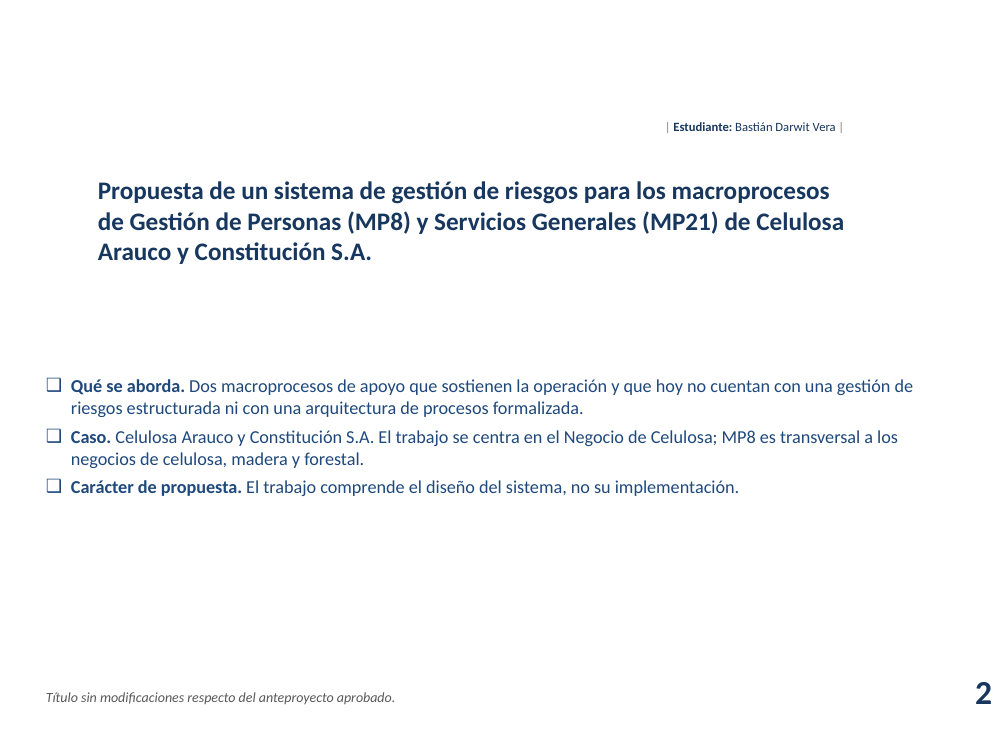
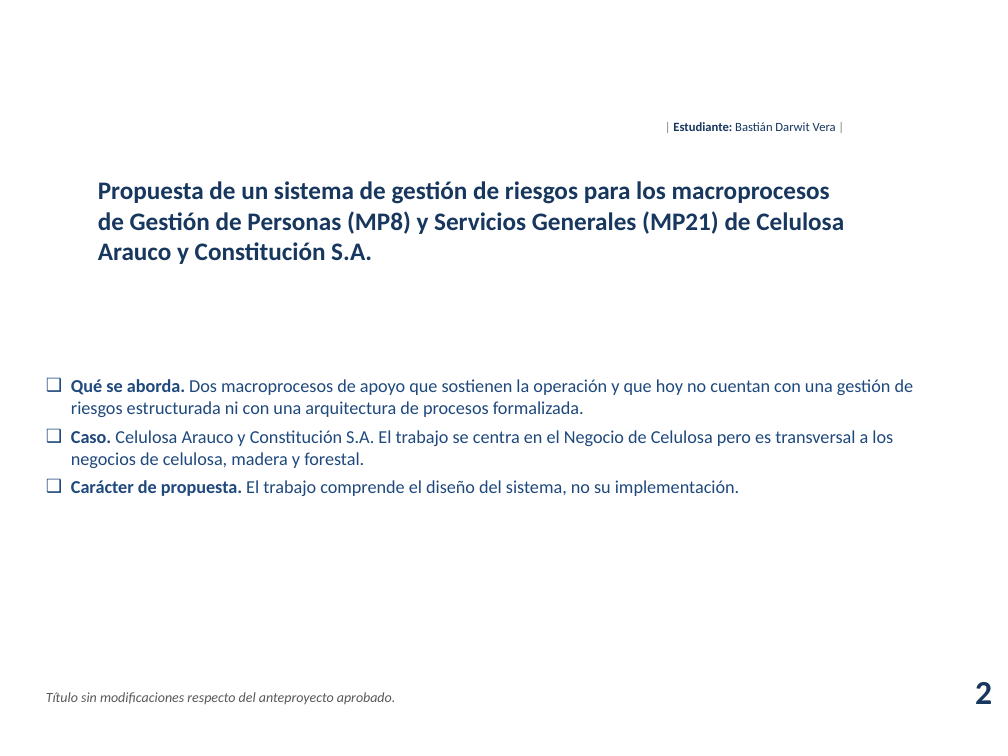
Before and after one commit to BastianDarwit/AFE, a slide deck: slide 2 of Avance_1_TFG_Bastian_Darwit_v4.pptx. Drawn at 1008x756 pixels with LibreOffice and Linux fonts; fonts in the diff are those of the drawing; background and template pictures are left out. Boxes give left, top, right and bottom in pixels: in the first picture for what was removed or moved away, otherwise in the second. Text is boxed around its words. In the diff, an @@ line names an element or a change of style, - is before the commit and + after.

```diff
--- a/Avance_1_TFG_Bastian_Darwit_v4.pptx
+++ b/Avance_1_TFG_Bastian_Darwit_v4.pptx
@@ text at (71, 430, 893, 468): text changed @@
-❑ Caso. Celulosa Arauco y Constitución S.A. El trabajo se centra en el Negocio de Celulosa; MP8 es transversal a los negocios de celulosa, madera y forestal.
+❑ Caso. Celulosa Arauco y Constitución S.A. El trabajo se centra en el Negocio de Celulosa pero es transversal a los negocios de celulosa, madera y forestal.
```
Also in this commit, not shown: 13 other slides changed.
